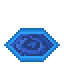
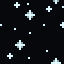
Two versions of the same layered image (64 x 64). Layer-by-layer changes:
added group "space" with 3 layers above "protaal" over (0, 0, 64, 64)
added layer "Layer 33" in group "space" over (17, 0, 59, 62)
added layer "Layer 32" in group "space" over (0, 0, 64, 64)
added layer "Layer 31" in group "space" over (0, 0, 64, 64)
hid group "protaal" (1 layers) over (4, 28, 60, 62)
showed "bg" over (0, 0, 64, 64)
